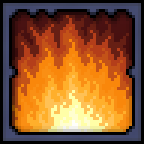
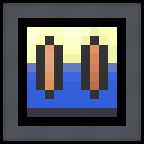
Layered file, before and after one edit (144 × 144). Changes by layer:
added layer "Purifier Active Placeholder" above "Purifier Inactive Placeholder" over (18, 18, 126, 126)
added layer "Purifier Inactive Placeholder" above "Grinder Shadow Top Placeholder" over (18, 18, 126, 126)
renamed "Border" to "Furnace Shadow", hid it over (9, 12, 135, 135)
renamed "Fire #1" to "Furnace Fire", hid it, moved it above "Furnace Border", painted on it over (12, 15, 135, 132)
renamed "Black" to "Furnace Border", hid it over (9, 9, 135, 135)
renamed "Outside Border" to "Furnace Border Gray", hid it over (9, 9, 135, 135)
renamed "Dark Red" to "Furnace Red", hid it over (12, 12, 132, 132)
hid "Improbable" over (3, 3, 141, 141)
hid "Quad" over (3, 3, 141, 141)
showed "Background" over (3, 3, 141, 141)
